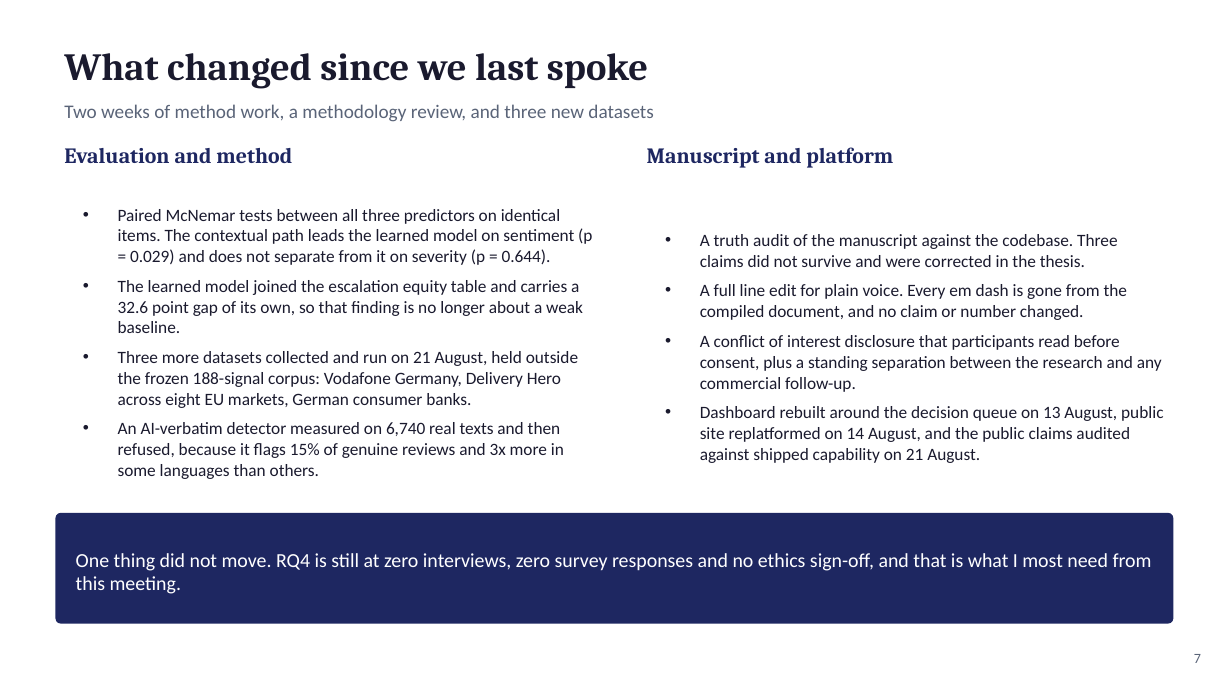
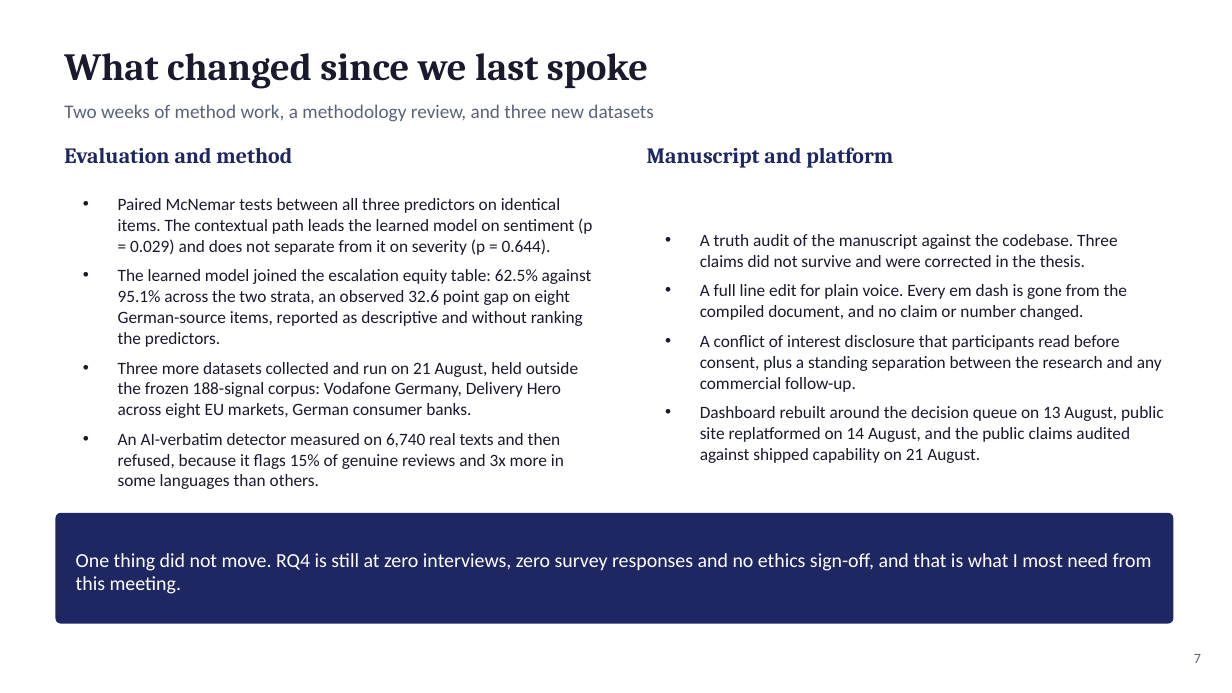
Before and after one commit to fogu13/CLARA, a slide deck: slide 7 of thesis/defense/defense_deck.pptx. Drawn at 1232x693 pixels with LibreOffice and Linux fonts; fonts in the diff are those of the drawing. Boxes give left, top, right and bottom in pixels: in the first picture for what was removed or moved away, otherwise in the second. Text is boxed around its words. In the diff, an @@ line names an element or a change of style, - is before the commit and + after.

```diff
--- a/thesis/defense/defense_deck.pptx
+++ b/thesis/defense/defense_deck.pptx
@@ text at (118, 269, 592, 347): text changed @@
-• The learned model joined the escalation equity table and carries a 32.6 point gap of its own, so that finding is no longer about a weak baseline.
+• The learned model joined the escalation equity table: 62.5% against 95.1% across the two strata, an observed 32.6 point gap on eight German-source items, reported as descriptive and without ranking the predictors.
```
Also in this commit, not shown: 7 other slides changed.
